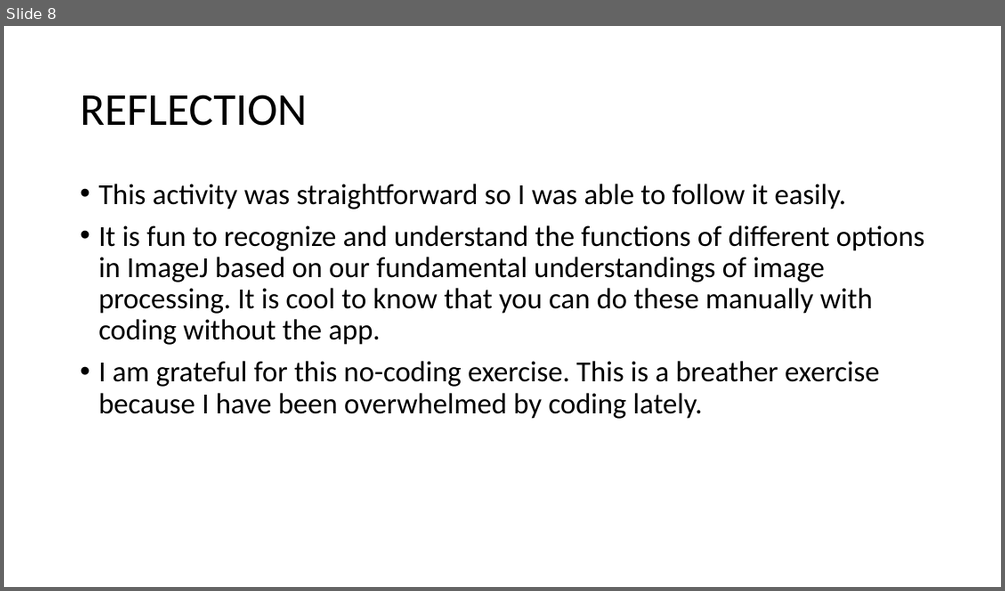
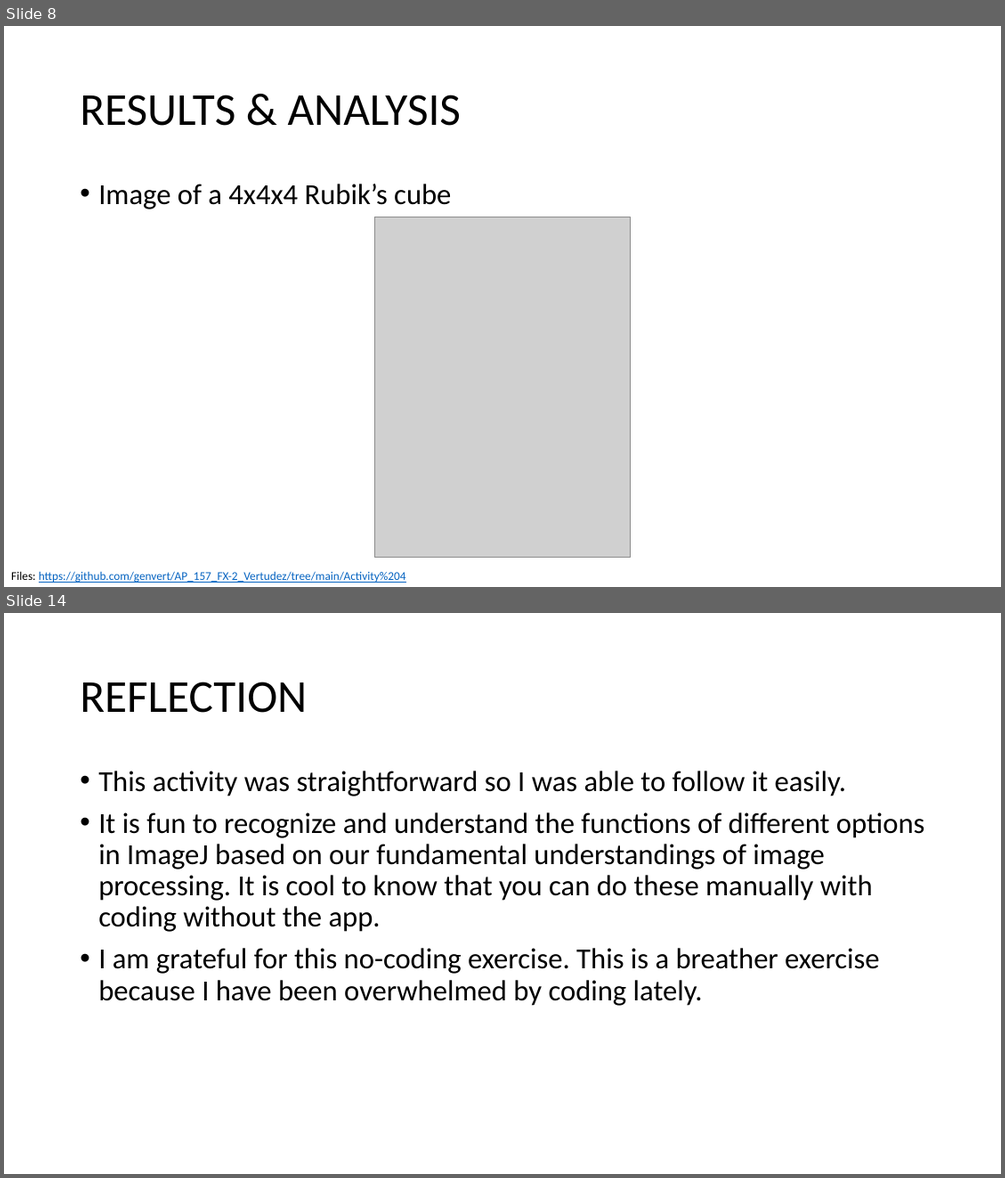
Before and after one commit to genvert/AP_157_FX-2_Vertudez, a slide deck: Activity 4/Vertudez_Activity_4_Report.pptx. Shown one above the other, each under a label of ours: slide 8 before the commit, slides 8 and 14 after it; the slides between them are not shown. The pictures are 1005x591 and 1005x1178 pixels, drawn with LibreOffice and Linux fonts; fonts in the diff are those of the drawing; grey boxes stand for pictures. Boxes give left, top, right and bottom in pixels: in the first picture for what was removed or moved away, otherwise in the second. Text is boxed around its words. In the diff, an @@ line names an element or a change of style, - is before the commit and + after.

```diff
--- a/Activity 4/Vertudez_Activity_4_Report.pptx
+++ b/Activity 4/Vertudez_Activity_4_Report.pptx
@@ slide 8 added at [4, 26, 1001, 587], background #FFFFFF @@
@@ title added at [80, 95, 461, 126], 44 pt, text #000000 @@
+RESULTS & ANALYSIS
@@ text added at [98, 184, 451, 209], 28 pt, text #000000 @@
+• Image of a 4x4x4 Rubik’s cube
@@ picture added at [375, 216, 630, 557] @@
@@ text added at [11, 571, 406, 582], 11.4 pt, text #0563C1, underline @@
+Files: https://github.com/genvert/AP_157_FX-2_Vertudez/tree/main/Activity%204
@@ what was slide 8 is now slide 14 @@
```
Also in this commit, not shown: 2 slides changed, 6 other slides added, 10 other files.
